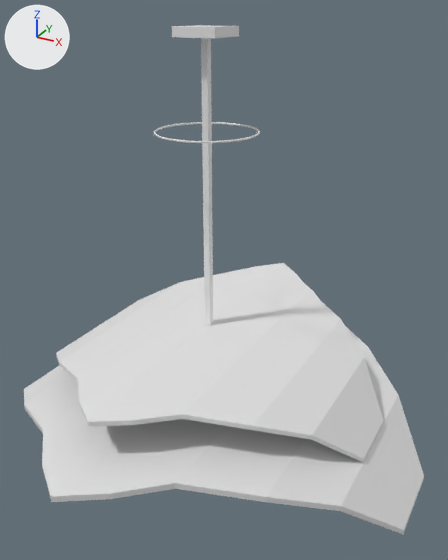
The OBJ model Assets/Models/LeftShoulderUp/leftShoulderUp_0004.obj as it was, and as the next commit left it.
Both versions are drawn from a camera (50 mm lens) standing at (0.23, -0.392, 0.27) and looking at (0.014, 0.0, 0.074). The lights are fixed; the arrows at upper left show +X, +Y and +Z. Where no turn or scale is listed for an object, it has been applied to the vertices.

Objects in the first picture: 'leftShoulderUp_0004'.
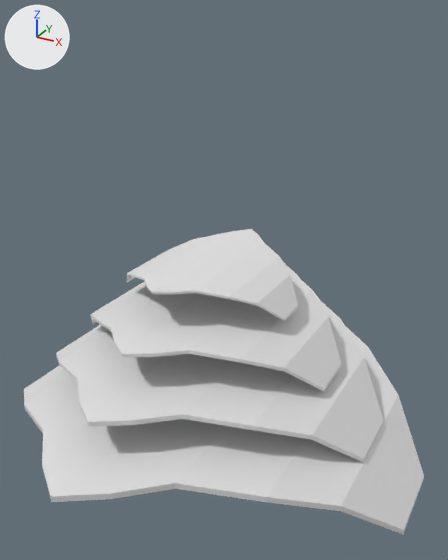
The newer file is also rescaled (x1000.0) as a whole; pictures and numbers use the older file's frame.

Where the change shows, as pixel boxes (x1, y1, x2, y2) in the pictures (448 x 560 px):
'leftShoulderUp_0004', reshaped (40% shorter)
    before: (24, 25, 424, 534)
    after: (24, 229, 424, 534)
part 1 of me_leftshoulderup_0004, added
    after: (91, 260, 341, 391)
part 2 of me_leftshoulderup_0004, added
    after: (127, 229, 298, 321)
part 3 of me_leftshoulderup_0004, deleted
    before: (154, 122, 260, 143)
part 4 of me_leftshoulderup_0004, deleted
    before: (172, 25, 239, 38)
part 5 of me_leftshoulderup_0004, deleted
    before: (201, 38, 213, 325)

Diff of the bpy script that builds the scene:
```diff
--- a/Assets/Models/LeftShoulderUp/leftShoulderUp_0004.obj.py
+++ b/Assets/Models/LeftShoulderUp/leftShoulderUp_0004.obj.py
@@ me_leftshoulderup_0004 @@
 me_leftshoulderup_0004.from_pydata(...)  # 996 vertices, 988 faces; spans x -0.18..0.18, y -0.189..0.189, z -0.08..0.258
 # used by ob_leftshoulderup_0004; location = (0.0, 0.0, 0.0)
+# me_leftshoulderup_0004 part 1: the loose piece of 166 vertices spanning x -0.144..0.144, y -0.151..0.151, z -0.034..0.032 is copied, and the copy is scaled about its middle by 0.75, then moved by (0.0, 0.0, 0.038); it spans x -0.108..0.108, y -0.114..0.114, z 0.012..0.061
+# me_leftshoulderup_0004 part 2: the loose piece of 166 vertices spanning x -0.144..0.144, y -0.151..0.151, z -0.034..0.032 is copied, and the copy is scaled about its middle by 0.5, then moved by (0.0, 0.0, 0.076); it spans x -0.072..0.072, y -0.076..0.076, z 0.058..0.091
+# me_leftshoulderup_0004 part 3: the loose piece of 648 vertices spanning x -0.038..0.038, y -0.038..0.038, z 0.187..0.188 is deleted
+# me_leftshoulderup_0004 part 4: the loose piece of 8 vertices spanning x -0.017..0.017, y -0.017..0.017, z 0.251..0.258 is deleted
+# me_leftshoulderup_0004 part 5: the loose piece of 8 vertices spanning x -0.003..0.003, y -0.003..0.003, z -0.044..0.255 is deleted
```
